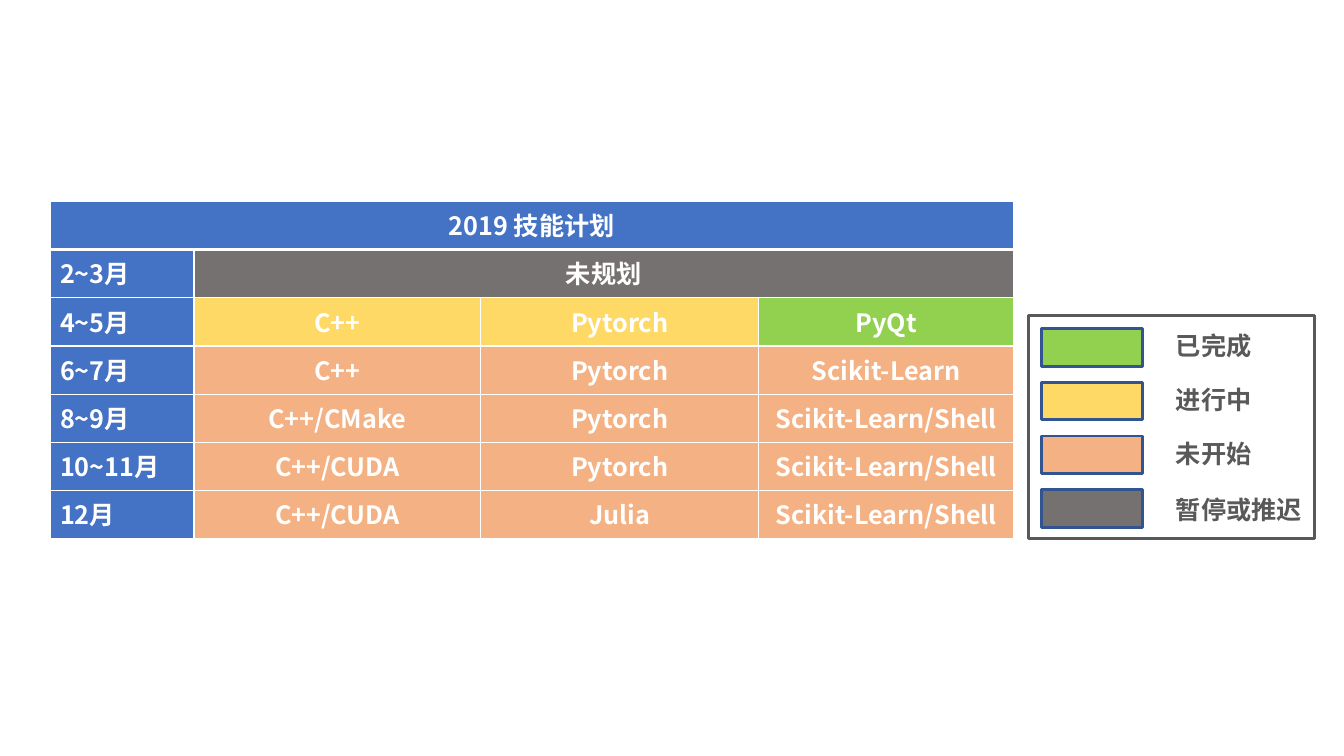
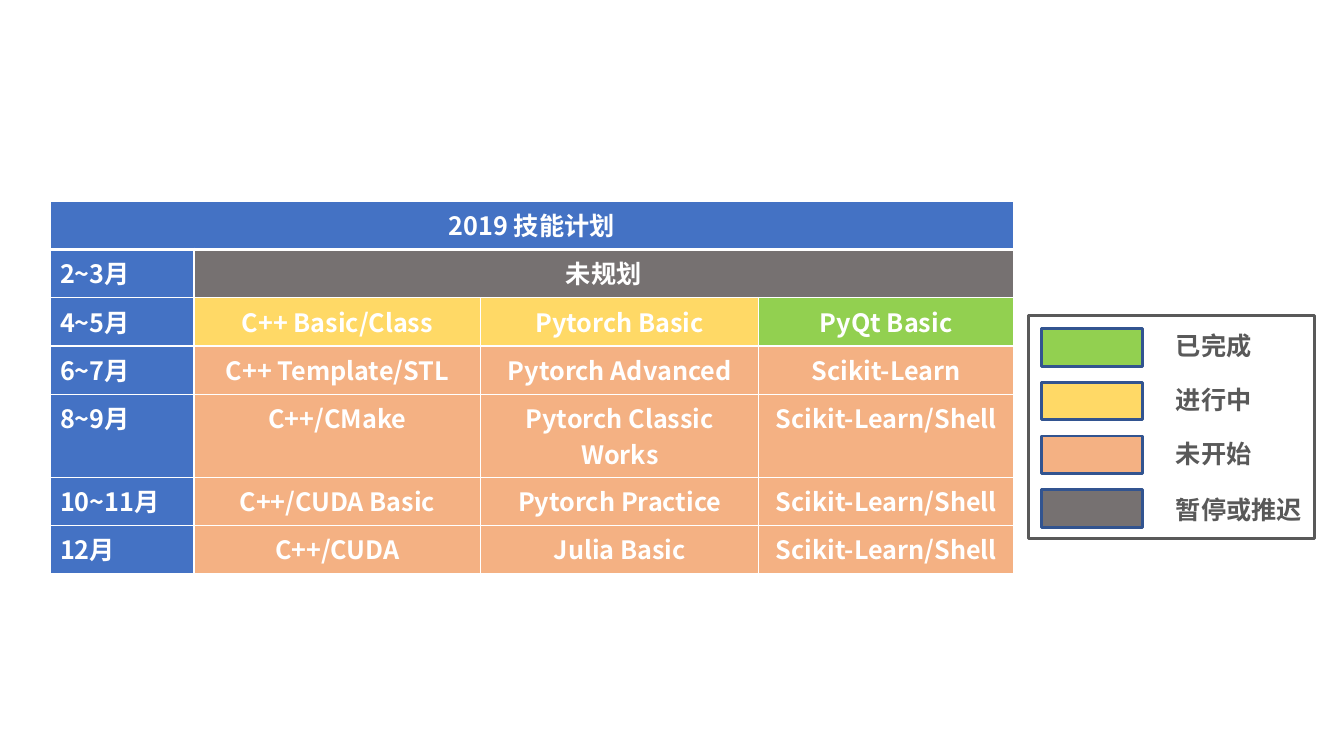
Before and after one commit to JackGittes/NetworkNote, a slide deck: slide 7 of Plan/学习计划.pptx. Drawn at 1344x756 pixels with LibreOffice and Linux fonts; fonts in the diff are those of the drawing. Boxes give left, top, right and bottom in pixels: in the first picture for what was removed or moved away, otherwise in the second. Text is boxed around its words. In the diff, an @@ line names an element or a change of style, - is before the commit and + after.

```diff
--- a/Plan/学习计划.pptx
+++ b/Plan/学习计划.pptx
@@ table at <box>50,202,1014,568</box> @@
-row 3: 4~5月 | C++ | Pytorch | PyQt
+row 3: 4~5月 | C++ Basic/Class | Pytorch Basic | PyQt Basic
-row 4, column 2: C++
+row 4, column 2: C++ Template/STL
-row 4, column 3: Pytorch
+row 4, column 3: Pytorch Advanced
-row 5, column 3: Pytorch
+row 5, column 3: Pytorch Classic Works
-row 6, column 2: C++/CUDA
+row 6, column 2: C++/CUDA Basic
-row 6, column 3: Pytorch
+row 6, column 3: Pytorch Practice
-row 7, column 3: Julia
+row 7, column 3: Julia Basic
```
Also in this commit, not shown: 1 other slide changed, 2 other files.
